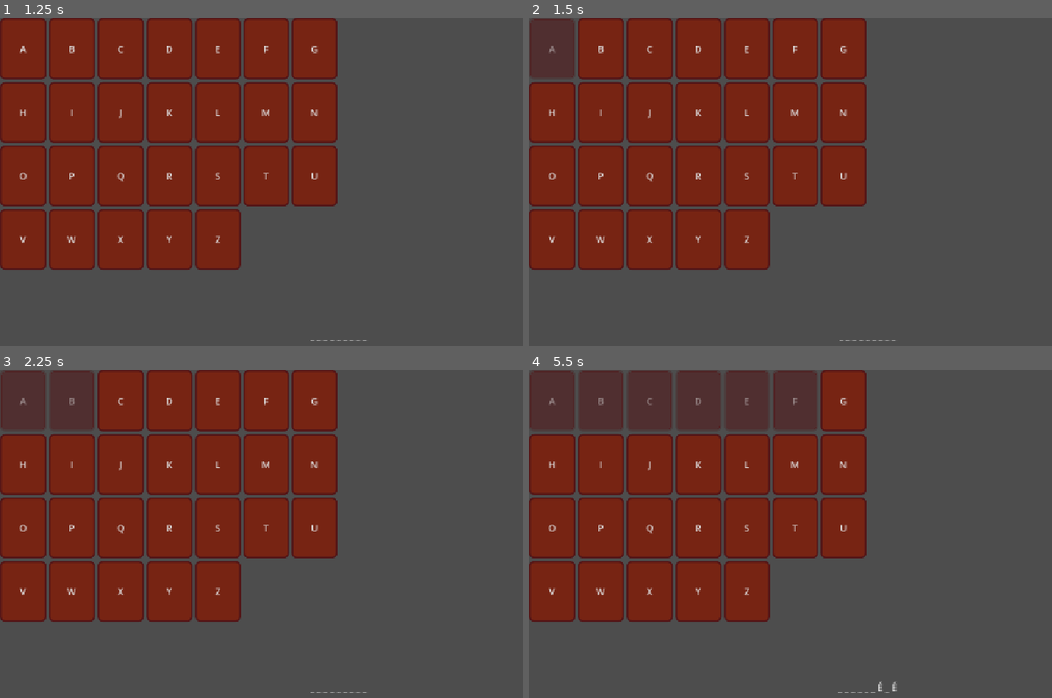
Above: before the commit, frames 1-4 (two rows, left to right).
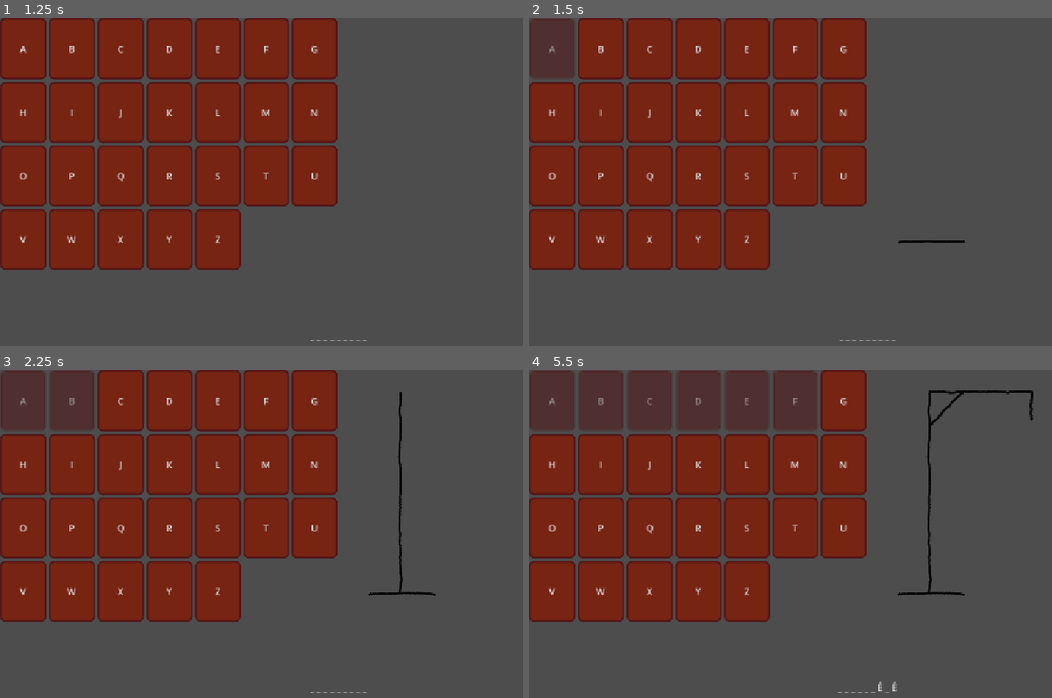
Above: after the commit, the same moments.

Repository: Tchetchouille/Anarchisme-Ludique
Game: Godot game, scene res://OUR_scenes/intro.tscn
The game is run twice, just before and just after one commit, with the same random seed, the same clock (stepped at 60 frames per second) and the same inputs.
Inputs:
- Up to frame 1 (1.25 s): click "Pendre" at 0.5 s
- Up to frame 2 (1.5 s): click "A" at 1.25 s
- Up to frame 3 (2.25 s): click "B" at 2 s
- Up to frame 4 (5.5 s): click "C" at 2.75 s; click "D" at 3.5 s; click "E" at 4.25 s; click "F" at 5 s

Frame 1 is identical in both runs. In frame 2, 0.1% of the frame differs, in the area x 70-84%, y 67-69%; in frame 3, 0.4%; in frame 4, 0.7%, in the area x 70-97%, y 6-69%.

Commit message:
mise en commun, jeu fonctionnel

Diff:
--- a/le_proprietaire/OUR_scenes/game_scene.tscn
+++ b/le_proprietaire/OUR_scenes/game_scene.tscn
@@ -3,6 +3,7 @@
 [ext_resource type="PackedScene" uid="uid://cltxamdkx0dpy" path="res://text_scenes/all_letters.tscn" id="1_6cw8a"]
 [ext_resource type="Script" uid="uid://d2dwhnqdvyguo" path="res://OUR_scenes/scripts/game_scene.gd" id="1_b3lu6"]
 [ext_resource type="PackedScene" uid="uid://biyx4ynp2gjny" path="res://text_scenes/chosen_word.tscn" id="1_ktn5l"]
+[ext_resource type="PackedScene" uid="uid://c5m0deyv60x4s" path="res://hang_scenes/hangperson.tscn" id="3_vogqm"]
 
 [node name="GameScene" type="Control" unique_id=615237832]
 layout_mode = 3
@@ -33,6 +34,10 @@
 layout_mode = 2
 size_flags_horizontal = 3
 
+[node name="Hangperson" parent="VBoxContainer/HBoxContainer/Control" unique_id=902780941 instance=ExtResource("3_vogqm")]
+position = Vector2(171, 208.00002)
+scale = Vector2(0.6, 0.6)
+
 [node name="ChosenWord" parent="VBoxContainer" unique_id=571526054 instance=ExtResource("1_ktn5l")]
 layout_mode = 2
 size_flags_vertical = 3
--- a/le_proprietaire/OUR_scenes/scripts/game_scene.gd
+++ b/le_proprietaire/OUR_scenes/scripts/game_scene.gd
@@ -6,6 +6,7 @@
 var word_found = []
 var erreurs = 0
 var tour = 0
+var n_of_parts = 12
 #var scene : PackedScene = preload("res://text_scenes/dash.tscn")
 
 # Called when the node enters the scene tree for the first time.
@@ -49,10 +50,10 @@
 			word_found[i] = true
 		else :
 			fin_string += "_ "
-			pendre()
 	if err:
+		$VBoxContainer/HBoxContainer/Control/Hangperson.advance(erreurs)
 		erreurs += 1
-		if erreurs>=12:
+		if erreurs>=n_of_parts:
 			end_game_victoire()
 	print(tour," --- ", erreurs)
 	print(fin_string)
